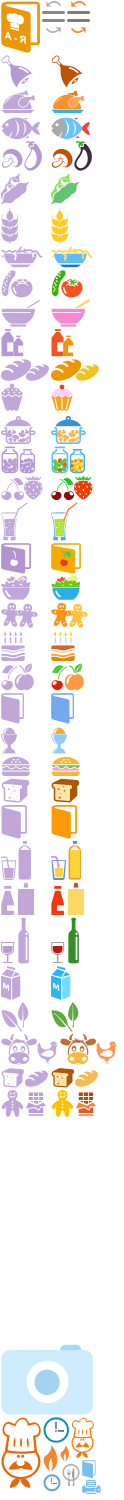
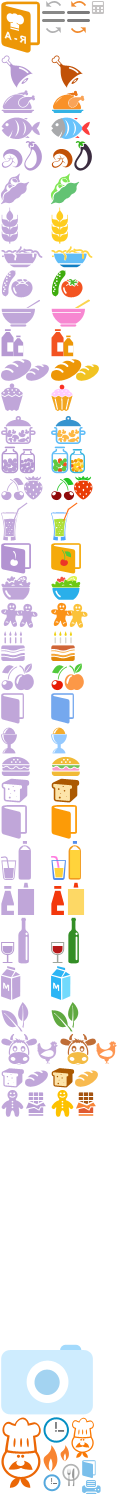
Layer changes from the first 124x1500 image to the second:
added layer "Фигура 331" above "Группа 7" over [91, 1, 104, 14]
painted on "Фигура 319" over [3, 396, 21, 398]
